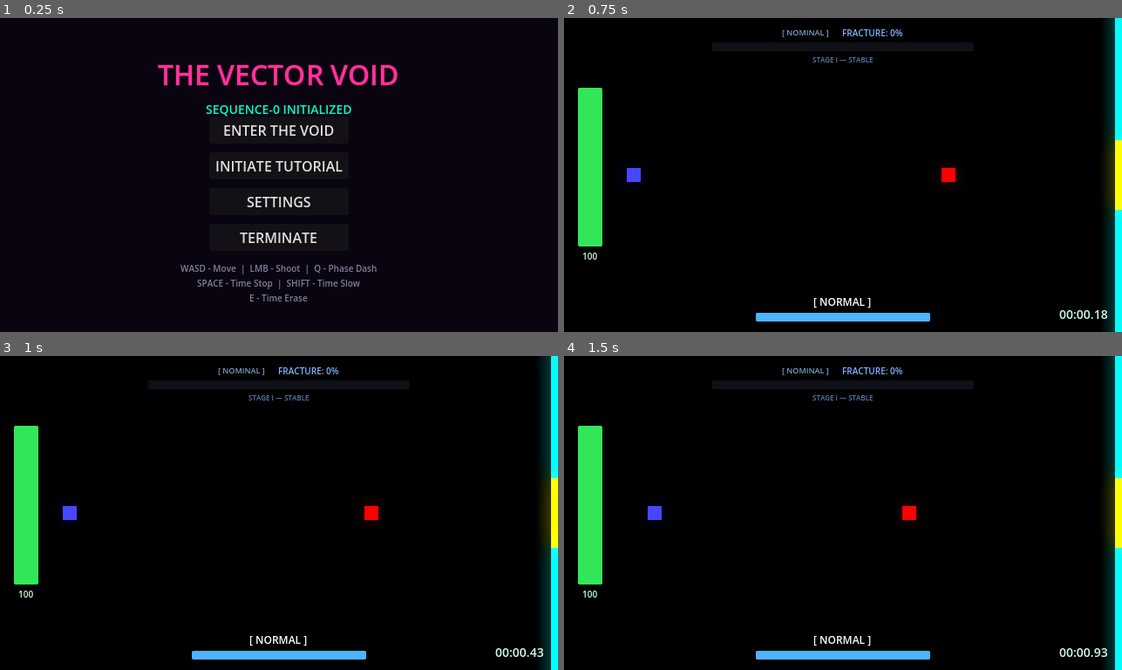
Above: before the commit, frames 1-4 (two rows, left to right).
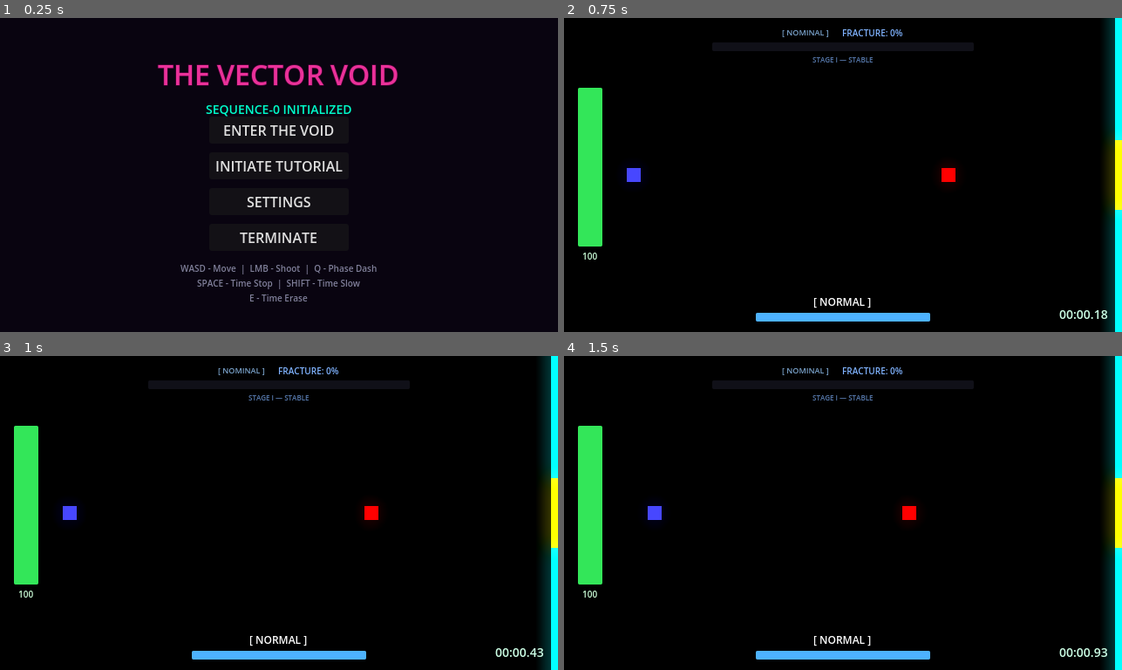
Above: after the commit, the same moments.

Repository: scarf-y/Polychron
Game: Godot game, scene res://scenes/ui/main_menu.tscn
Same seed, same stepped clock (60 frames per second), same inputs: the game is played once before the commit and once after it.
Inputs (mouse positions are in pixels of both pictures, inside the frame that each line leads up to):
- Up to frame 1 (0.25 s): no input
- Up to frame 2 (0.75 s): click "ENTER THE VOID" at 0.5 s
- Up to frame 3 (1 s): no input
- Up to frame 4 (1.5 s): tap Enter at 1.25 s; move the mouse to (965, 497) at 1.27 s; hold D (move_right) from 1.28 s (still down); hold Enter from 1.28 s (still down)

The runs differ from the first frame. In frame 1, less than 0.1% of the frame differs, in the area x 28-72%, y 14-22%; in frame 2, nothing differs; in frame 3, nothing differs; in frame 4, nothing differs.

Commit message:
fix: best time display logic in main menu

Diff:
--- a/scripts/main_menu.gd
+++ b/scripts/main_menu.gd
@@ -31,6 +31,19 @@
 	vol_slider.value_changed.connect(_on_volume_changed)
 
 	_load_settings()
+	_animate_title()
+
+	# Display Best Time
+	if TimeManager.best_game_time > 0.0:
+		var best_time_label := Label.new()
+		best_time_label.text = "FASTEST CLEAR: " + _format_time(TimeManager.best_game_time)
+		best_time_label.add_theme_font_size_override("font_size", 10)
+		best_time_label.add_theme_color_override("font_color", Color(1.0, 0.8, 0.2))
+		best_time_label.horizontal_alignment = HORIZONTAL_ALIGNMENT_CENTER
+		best_time_label.set_anchors_preset(Control.PRESET_CENTER_BOTTOM)
+		best_time_label.grow_horizontal = Control.GROW_DIRECTION_BOTH
+		best_time_label.offset_bottom = -16.0
+		add_child(best_time_label)
 
 	# Ensure time is normal when returning to menu
 	Engine.time_scale = 1.0
@@ -80,23 +93,6 @@
 		gs.master_volume = value
 	_apply_audio_settings()
 
-	# Animate title
-	_animate_title()
-
-	# Display Best Time
-	if TimeManager.best_game_time > 0.0:
-		var best_time_label := Label.new()
-		best_time_label.text = "FASTEST CLEAR: " + _format_time(TimeManager.best_game_time)
-		best_time_label.add_theme_font_size_override("font_size", 12)
-		best_time_label.add_theme_color_override("font_color", Color(1.0, 0.8, 0.2))
-		best_time_label.horizontal_alignment = HORIZONTAL_ALIGNMENT_CENTER
-		# Insert above the VBoxContainer
-		var vbox = get_node("VBoxContainer")
-		if vbox:
-			vbox.add_sibling(best_time_label)
-			best_time_label.set_anchors_preset(Control.PRESET_CENTER_BOTTOM)
-			best_time_label.position = vbox.position - Vector2(0, 30)
-
 func _on_start_pressed() -> void:
 	TimeManager.start_new_run()
 	get_tree().change_scene_to_file("res://scenes/levels/level_01.tscn")
